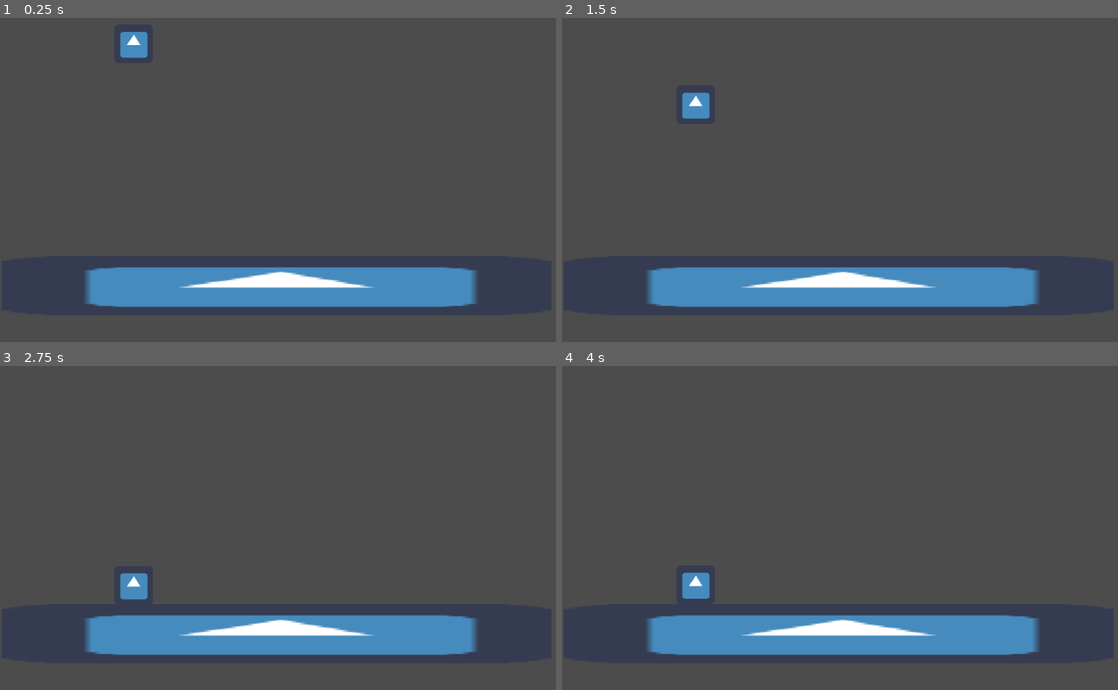
Above: before the commit, frames 1-4 (two rows, left to right).
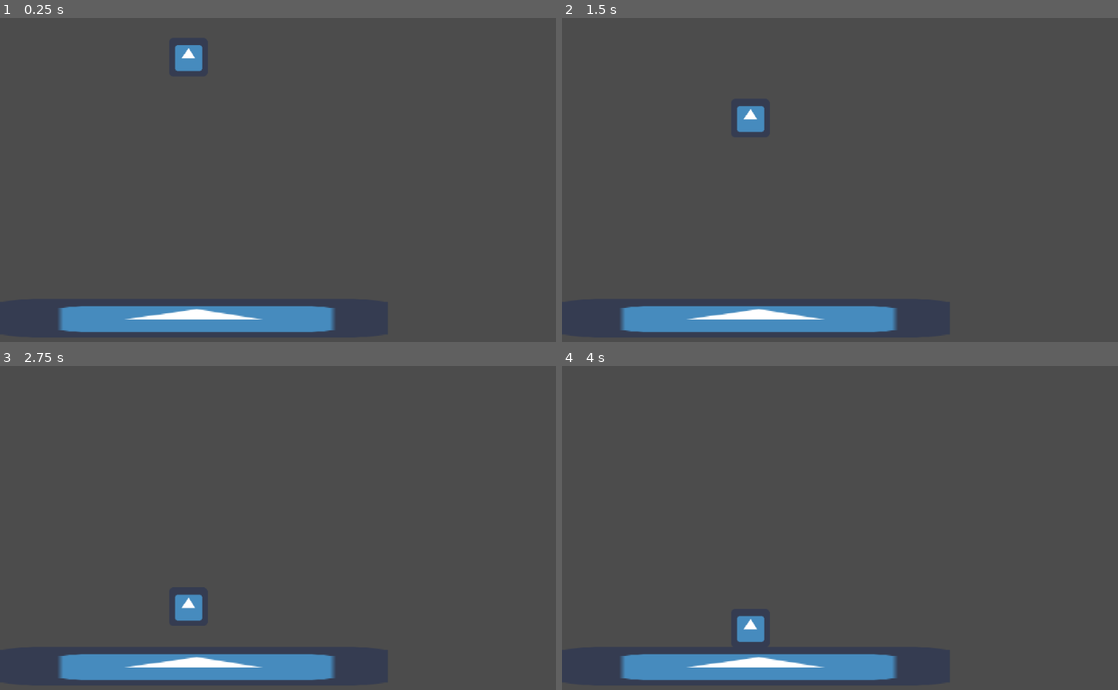
Above: after the commit, the same moments.

Repository: TimTheToad/jammy
Game: Godot game, scene res://Scene.tscn
Two runs of this game, one before a commit and one after it. Both use one fixed random seed, a clock stepped at 60 frames per second and the inputs below. Before the commit the project has no main scene; this scene is started directly in both runs. The engine's default icon, where the game draws it, is replaced by a stand-in: a white triangle on a blue panel in a dark square.
Inputs (mouse positions are in pixels of both pictures, inside the frame that each line leads up to):
- Up to frame 1 (0.25 s): no input
- Up to frame 2 (1.5 s): move the mouse to (1006, 176) at 0.52 s; click (1006, 176) at 0.67 s; move the mouse to (745, 212) at 1.27 s; click (745, 212) at 1.42 s
- Up to frame 3 (2.75 s): move the mouse to (372, 463) at 2.02 s; click (372, 463) at 2.17 s
- Up to frame 4 (4 s): move the mouse to (840, 615) at 2.77 s; click (840, 615) at 2.92 s; tap Enter at 3.5 s; move the mouse to (1056, 599) at 3.52 s; click (1056, 599) at 3.67 s

The runs differ from the first frame. In frame 1, 13% of the frame differs, in the area x 10-86%, y 4-98%; in frame 2, 13%; in frame 3, 13%; in frame 4, 13%.

Commit message:
simple picking

Diff:
--- /dev/null
+++ b/Godot/Object.gd
@@ -0,0 +1,32 @@
+extends RigidBody2D
+
+
+signal clicked
+
+var held = false
+
+func _input_event(viewport, event, shape_idx):
+	if event is InputEventMouseButton:
+		if event.button_index == BUTTON_LEFT and event.pressed:
+			emit_signal("clicked", self)
+# Called when the node enters the scene tree for the first time.
+func _ready():
+	pass # Replace with function body.
+
+
+func _physics_process(delta):
+	if held:
+		global_transform.origin = get_global_mouse_position()
+
+
+func pickup():
+	if held:
+		return
+	mode = RigidBody2D.MODE_STATIC
+	held = true
+
+func drop(impulse=Vector2.ZERO):
+	if held:
+		mode = RigidBody2D.MODE_RIGID
+		apply_central_impulse(impulse)
+		held = false
--- a/Godot/Scene.tscn
+++ b/Godot/Scene.tscn
@@ -1,40 +1,43 @@
-[gd_scene load_steps=4 format=2]
+[gd_scene load_steps=6 format=2]
 
 [ext_resource path="res://icon.png" type="Texture" id=1]
+[ext_resource path="res://Object.gd" type="Script" id=2]
+[ext_resource path="res://main.gd" type="Script" id=3]
+
+[sub_resource type="RectangleShape2D" id=2]
+extents = Vector2( 320.67, 31.739 )
 
 [sub_resource type="RectangleShape2D" id=1]
-extents = Vector2( 31.7447, 31.8772 )
+extents = Vector2( 31.8774, 31.7431 )
 
-[sub_resource type="RectangleShape2D" id=2]
-extents = Vector2( 457.468, 49.3996 )
+[node name="main" type="Node"]
+script = ExtResource( 3 )
 
-[node name="Scene" type="Node2D"]
-
-[node name="CubePlayer" type="Node2D" parent="."]
-position = Vector2( 221.192, 45.1898 )
+[node name="floor" type="StaticBody2D" parent="."]
+position = Vector2( 320.49, 502.865 )
 __meta__ = {
 "_edit_group_": true
 }
 
-[node name="Cube" type="RigidBody2D" parent="CubePlayer"]
-
-[node name="Sprite" type="Sprite" parent="CubePlayer/Cube"]
+[node name="Sprite" type="Sprite" parent="floor"]
+scale = Vector2( 10.036, 1 )
 texture = ExtResource( 1 )
 
-[node name="CollisionShape2D" type="CollisionShape2D" parent="CubePlayer/Cube"]
-shape = SubResource( 1 )
+[node name="CollisionShape2D" type="CollisionShape2D" parent="floor"]
+shape = SubResource( 2 )
 
-[node name="Flooor" type="Node2D" parent="."]
-position = Vector2( 457.892, 448.959 )
+[node name="cube" type="RigidBody2D" parent="." groups=[
+"pickable",
+]]
+position = Vector2( 311.751, 67.2508 )
+input_pickable = true
+script = ExtResource( 2 )
 __meta__ = {
 "_edit_group_": true
 }
 
-[node name="StaticBody2D" type="StaticBody2D" parent="Flooor"]
+[node name="CollisionShape2D" type="CollisionShape2D" parent="cube"]
+shape = SubResource( 1 )
 
-[node name="CollisionShape2D" type="CollisionShape2D" parent="Flooor/StaticBody2D"]
-shape = SubResource( 2 )
-
-[node name="Sprite" type="Sprite" parent="Flooor/StaticBody2D"]
-scale = Vector2( 14.2299, 1.52028 )
+[node name="Sprite" type="Sprite" parent="cube"]
 texture = ExtResource( 1 )
--- /dev/null
+++ b/Godot/main.gd
@@ -0,0 +1,18 @@
+extends Node
+
+var held_object = null
+
+func _ready():
+	for node in get_tree().get_nodes_in_group("pickable"):
+		node.connect("clicked", self, "_on_pickable_clicked")
+
+func _on_pickable_clicked(object):
+	if !held_object:
+		held_object = object
+		held_object.pickup()
+
+func _unhandled_input(event):
+	if event is InputEventMouseButton and event.button_index == BUTTON_LEFT:
+		if held_object and !event.pressed:
+			held_object.drop(Input.get_last_mouse_speed())
+			held_object = null
--- a/Godot/project.godot
+++ b/Godot/project.godot
@@ -10,7 +10,8 @@
 
 [application]
 
-config/name="Softbodies"
+config/name="Secret"
+run/main_scene="res://Scene.tscn"
 config/icon="res://icon.png"
 
 [physics]
